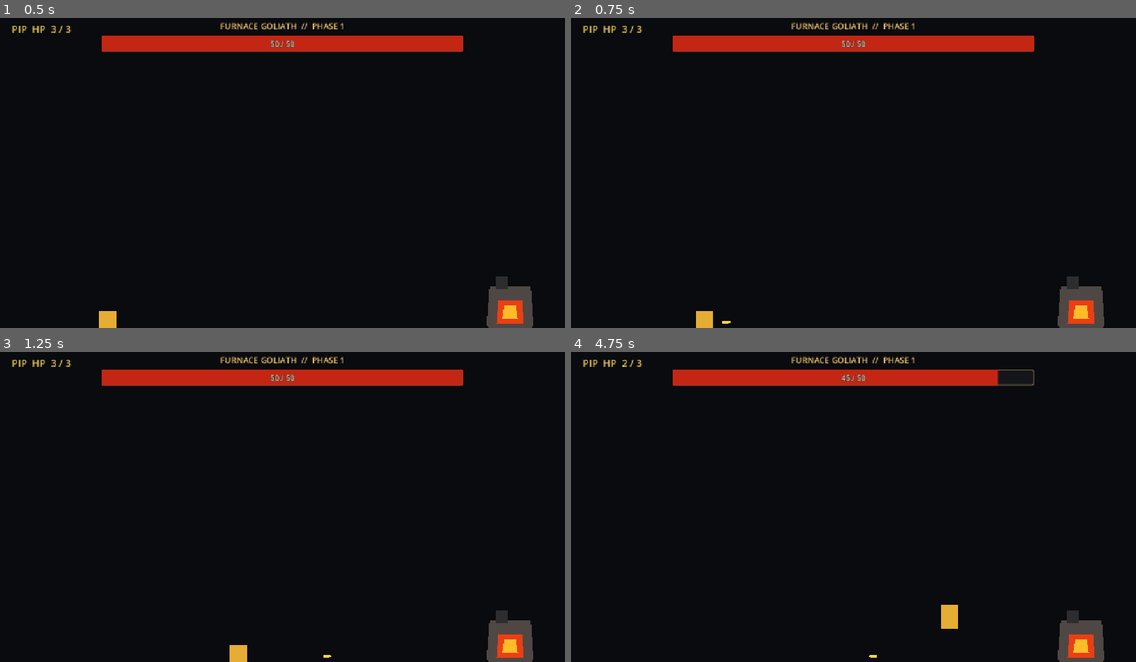
Above: before the commit, frames 1-4 (two rows, left to right).
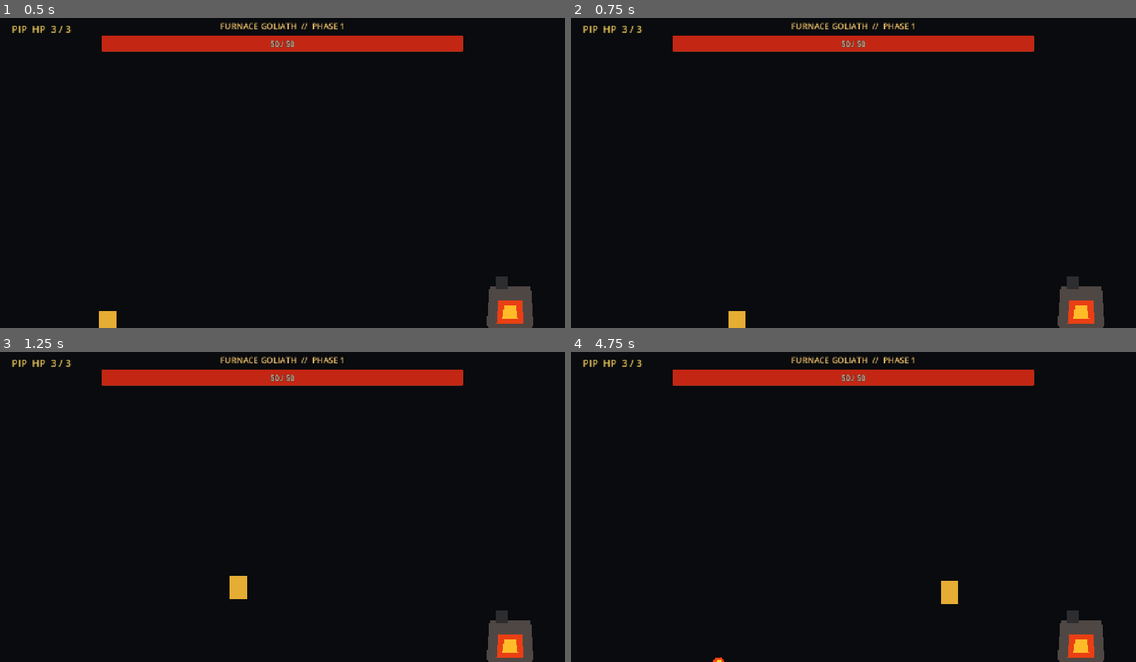
Above: after the commit, the same moments.

Repository: koushamoeini/Reign-of-Gears
Game: Godot game, scene res://main.tscn
Same seed, same stepped clock (60 frames per second), same inputs: the game is played once before the commit and once after it.
Inputs (mouse positions are in pixels of both pictures, inside the frame that each line leads up to):
- Up to frame 1 (0.5 s): no input
- Up to frame 2 (0.75 s): tap Enter at 0.5 s; move the mouse to (977, 154) at 0.52 s; hold Right (pip_move_right) from 0.53 s (still down); tap A (pip_dash, bound only after the commit) at 0.6 s; click (977, 154) at 0.67 s
- Up to frame 3 (1.25 s): keep holding Right (pip_move_right); tap F (pip_jump, bound only after the commit) at 0.77, 1.07 s; tap Shift (pip_dash, bound only before the commit) at 0.8 s
- Up to frame 4 (4.75 s): move the mouse to (740, 519) at 1.27 s; tap Shift (pip_dash, bound only before the commit) at 1.35 s; click (740, 519) at 1.42 s; tap F (pip_jump, bound only after the commit) at 1.52, 1.82, 3.02, 3.32, 3.77, 3.8, 4.07, 4.35, 4.52 s; tap D (pip_shoot, bound only after the commit) at 1.55, 2.1 s; move the mouse to (910, 432) at 2.02 s; release Right (pip_move_right) at 2.03 s; hold Left (pip_move_left) 2.03-2.78 s; click (910, 432) at 2.17 s; tap Z (pip_shoot, bound only before the commit) at 2.3, 2.85 s; move the mouse to (825, 565) at 2.77 s; hold Right (pip_move_right) 2.78-4.28 s; click (825, 565) at 2.92 s; tap S (pip_special, bound only after the commit) at 3.05, 3.6 s; move the mouse to (1023, 550) at 3.52 s; click (1023, 550) at 3.67 s; move the mouse to (684, 454) at 4.27 s; hold Left (pip_move_left) from 4.28 s (still down); click (684, 454) at 4.42 s; tap Space (pip_jump, bound only before the commit) at 4.55 s

Frame 1 is identical in both runs. In frame 2, 0.3% of the frame differs, in the area x 22-31%, y 94-100%; in frame 3, 0.4%; in frame 4, 0.9%, in the area x 9-82%, y 2-100%.

Commit message:
Remap Pip action controls

Diff:
--- a/player/pip.gd
+++ b/player/pip.gd
@@ -3,6 +3,7 @@
 
 signal health_changed(current_health: int, max_health: int)
 signal died
+signal special_ability_requested
 
 # Movement tuning: adjust these three constants to change how Pip feels.
 const SPEED := 260.0 # Horizontal movement speed.
@@ -58,6 +59,8 @@
 
 	if Input.is_action_just_pressed("pip_shoot"):
 		shoot()
+	if Input.is_action_just_pressed("pip_special"):
+		special_ability_requested.emit()
 
 	move_and_slide()
 
@@ -111,13 +114,10 @@
 func _register_controls() -> void:
 	_add_key_action("pip_move_left", KEY_LEFT)
 	_add_key_action("pip_move_right", KEY_RIGHT)
-	_add_key_action("pip_jump", KEY_SPACE)
-	_add_key_action("pip_dash", KEY_SHIFT)
-	_add_key_action("pip_shoot", KEY_Z)
-
-	var mouse_event := InputEventMouseButton.new()
-	mouse_event.button_index = MOUSE_BUTTON_LEFT
-	InputMap.action_add_event("pip_shoot", mouse_event)
+	_add_key_action("pip_dash", KEY_A)
+	_add_key_action("pip_jump", KEY_F)
+	_add_key_action("pip_shoot", KEY_D)
+	_add_key_action("pip_special", KEY_S)
 
 
 func _add_key_action(action: StringName, keycode: Key) -> void:
